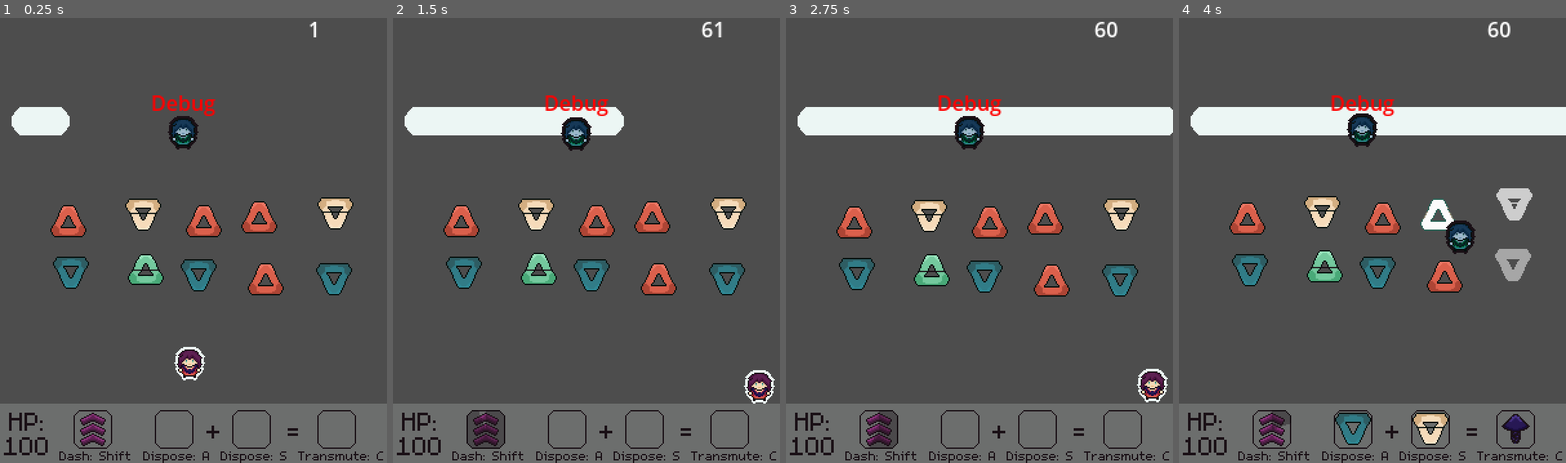
Above: before the commit, frames 1-4 (left to right).
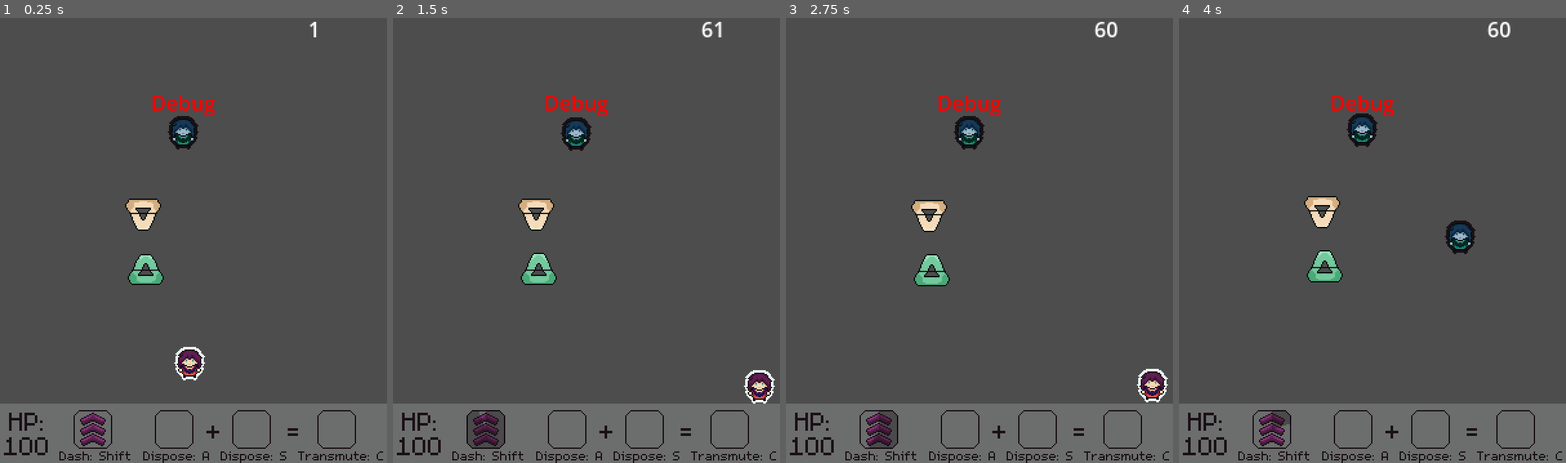
Above: after the commit, the same moments.

Repository: SantiagoBoscan07/Project-Transmutation
Game: Godot game, scene res://Scenes/Test/Test.tscn
Same seed, same stepped clock (60 frames per second), same inputs: the game is played once before the commit and once after it. The project has no main scene, so this scene is started directly.
Inputs:
- Up to frame 1 (0.25 s): no input
- Up to frame 2 (1.5 s): hold Right (move_right) 0.53-1.28 s; hold Shift (dash) 0.53-1.28 s; hold Down (move_down) from 1.28 s (still down); tap A (dispose_first) at 1.35 s
- Up to frame 3 (2.75 s): release Down (move_down) at 2.03 s; hold Right (move_right) from 2.03 s (still down); hold S (dispose_second) from 2.03 s (still down)
- Up to frame 4 (4 s): release Right (move_right) at 2.78 s; release S (dispose_second) at 2.78 s; hold Up (move_up) 2.78-3.53 s; tap Z (shoot) at 2.85 s; hold Left (move_left) from 3.53 s (still down); hold X (switch_mode) from 3.53 s (still down)

The runs differ from the first frame. In frame 1, 4.4% of the frame differs, in the area x 3-92%, y 20-63%; in frame 2, 6.7%; in frame 3, 9.3%; in frame 4, 10%, in the area x 3-100%, y 20-96%.

Commit message:
clean scene

Diff:
--- a/Scenes/Player/player.tscn
+++ b/Scenes/Player/player.tscn
@@ -20,6 +20,21 @@
 [ext_resource type="Script" path="res://Scripts/Player/Barrier.gd" id="16_uihej"]
 [ext_resource type="Script" path="res://Scripts/Player/BarrierHurt.gd" id="17_hndc8"]
 
+[sub_resource type="Animation" id="Animation_22275"]
+length = 0.001
+tracks/0/type = "value"
+tracks/0/imported = false
+tracks/0/enabled = true
+tracks/0/path = NodePath("Barrier:modulate")
+tracks/0/interp = 1
+tracks/0/loop_wrap = true
+tracks/0/keys = {
+"times": PackedFloat32Array(0),
+"transitions": PackedFloat32Array(1),
+"update": 0,
+"values": [Color(1, 1, 1, 0.392157)]
+}
+
 [sub_resource type="Animation" id="Animation_4d8cj"]
 resource_name = "blink"
 length = 0.5
@@ -37,21 +52,6 @@
 "values": [Color(1, 1, 1, 0.392157), Color(1, 1, 1, 0)]
 }
 
-[sub_resource type="Animation" id="Animation_22275"]
-length = 0.001
-tracks/0/type = "value"
-tracks/0/imported = false
-tracks/0/enabled = true
-tracks/0/path = NodePath("Barrier:modulate")
-tracks/0/interp = 1
-tracks/0/loop_wrap = true
-tracks/0/keys = {
-"times": PackedFloat32Array(0),
-"transitions": PackedFloat32Array(1),
-"update": 0,
-"values": [Color(1, 1, 1, 0.392157)]
-}
-
 [sub_resource type="AnimationLibrary" id="AnimationLibrary_dun2g"]
 _data = {
 "RESET": SubResource("Animation_22275"),
--- a/Scenes/Test/Test.tscn
+++ b/Scenes/Test/Test.tscn
@@ -66,6 +66,7 @@
 [node name="ElementManager" parent="UI TEST/Panel2" instance=ExtResource("5_rleoa")]
 
 [node name="ProjectileSpawner" parent="." instance=ExtResource("3_y33hk")]
+process_mode = 4
 position = Vector2(20, 85)
 spawnTime = 0.01
 
@@ -81,37 +82,9 @@
 position = Vector2(111, 158)
 currentItemType = 2
 
-[node name="Item3" parent="." instance=ExtResource("7_iyk06")]
-position = Vector2(53, 162)
-
-[node name="Item4" parent="." instance=ExtResource("7_iyk06")]
-position = Vector2(55, 203)
-currentItemType = 1
-
 [node name="FPS" type="RichTextLabel" parent="."]
 offset_left = 239.0
 offset_top = 2.0
 offset_right = 300.0
 offset_bottom = 33.0
 script = ExtResource("3_jjn2o")
-
-[node name="Item5" parent="." instance=ExtResource("7_iyk06")]
-position = Vector2(201, 159)
-
-[node name="Item6" parent="." instance=ExtResource("7_iyk06")]
-position = Vector2(206, 207)
-
-[node name="Item7" parent="." instance=ExtResource("7_iyk06")]
-position = Vector2(260, 157)
-currentItemType = 2
-
-[node name="Item8" parent="." instance=ExtResource("7_iyk06")]
-position = Vector2(259, 208)
-currentItemType = 1
-
-[node name="Item9" parent="." instance=ExtResource("7_iyk06")]
-position = Vector2(158, 162)
-
-[node name="Item10" parent="." instance=ExtResource("7_iyk06")]
-position = Vector2(154, 205)
-currentItemType = 1
